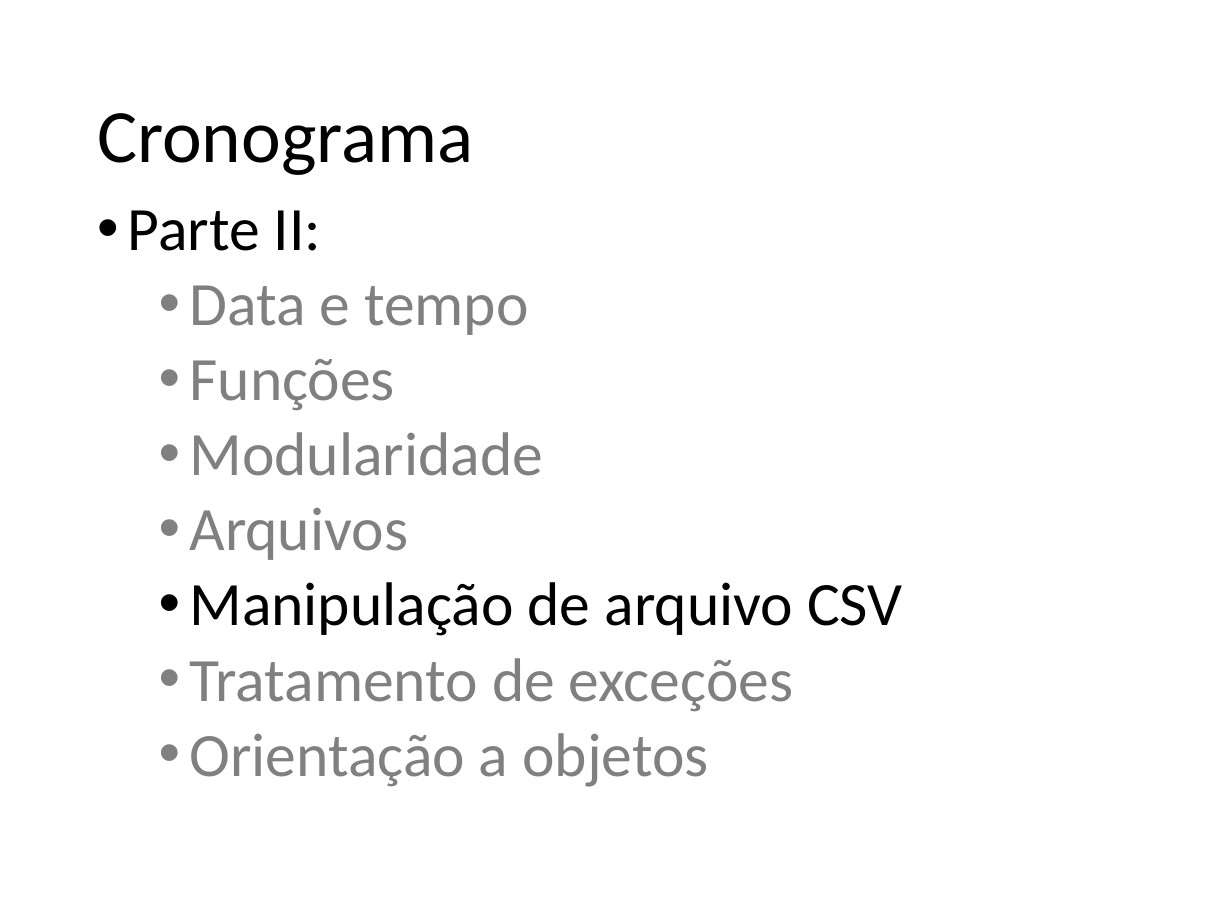
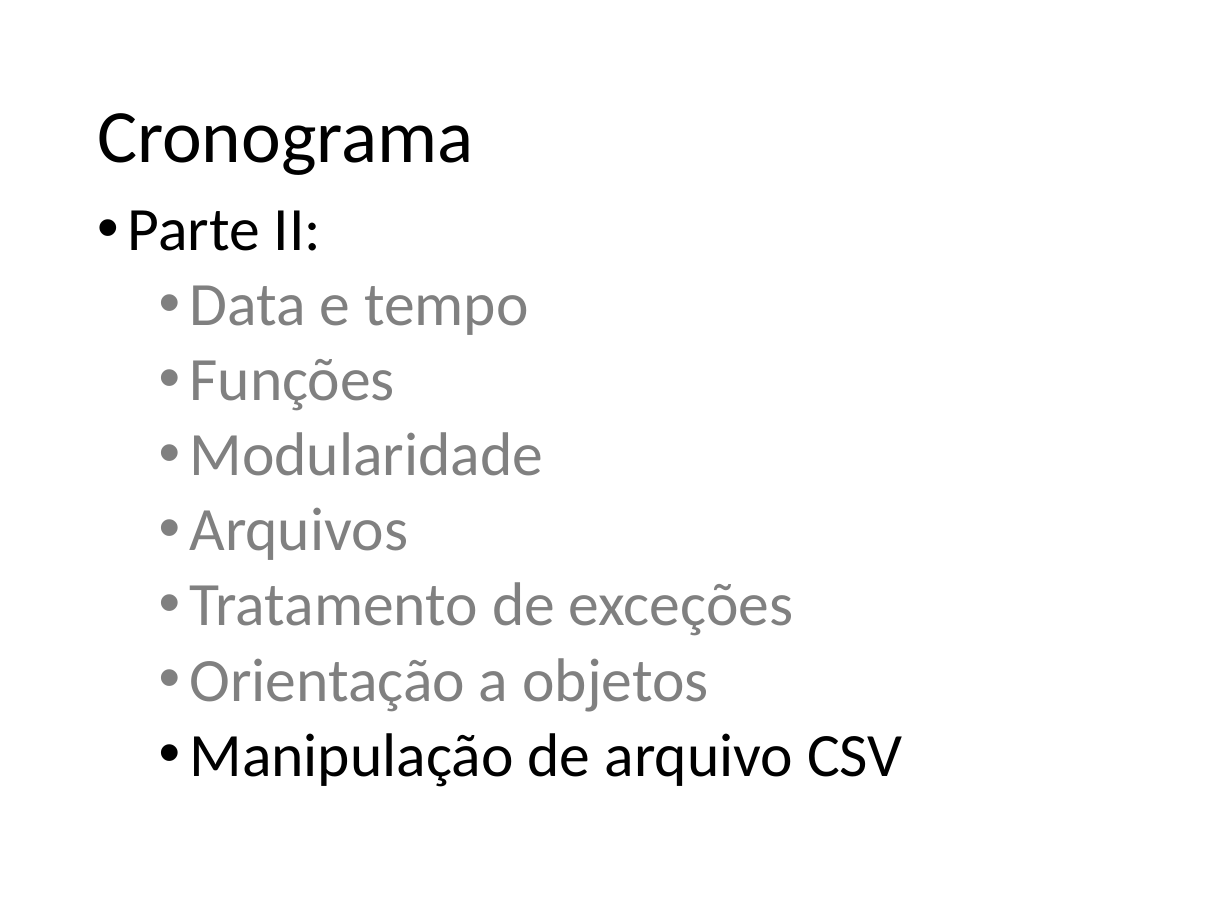
Before and after one commit to fernandoFernandeSantos/minicurso_python_2019, a slide deck: slide 92 of aula.pptx (slide 74 before the commit). Drawn at 1232x924 pixels with LibreOffice and Linux fonts; fonts in the diff are those of the drawing. Boxes give left, top, right and bottom in pixels: in the first picture for what was removed or moved away, otherwise in the second. Text is boxed around its words. In the diff, an @@ line names an element or a change of style, - is before the commit and + after.

```diff
--- a/aula.pptx
+++ b/aula.pptx
@@ text at (189,582,903,636): paragraph removed @@
-  • Manipulação de arquivo CSV
@@ text at (189,733,903,787): paragraph added @@
+  • Manipulação de arquivo CSV
```
Also in this commit, not shown: 9 other slides changed, 10 slides added, 2 other files.
